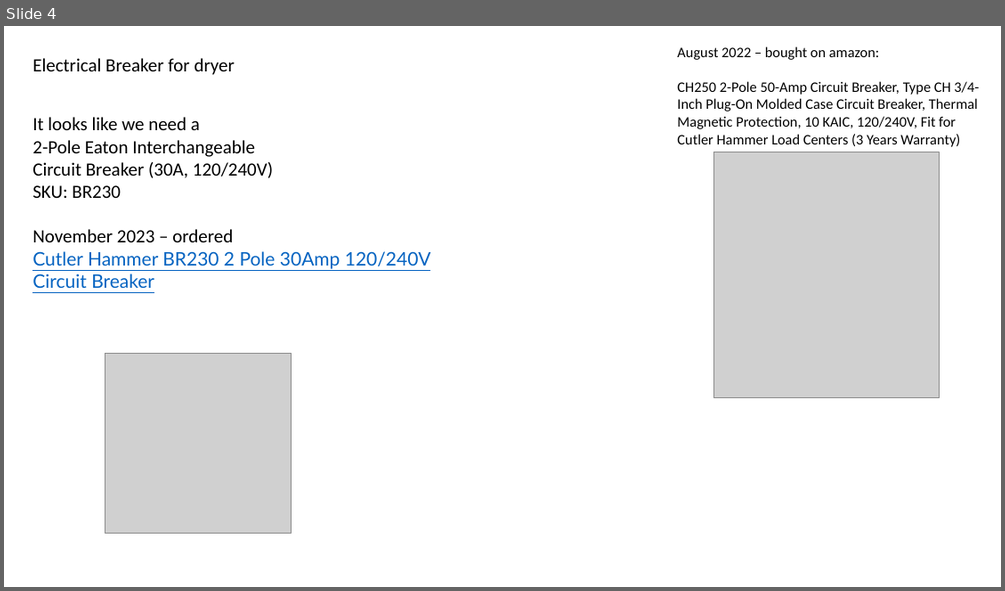
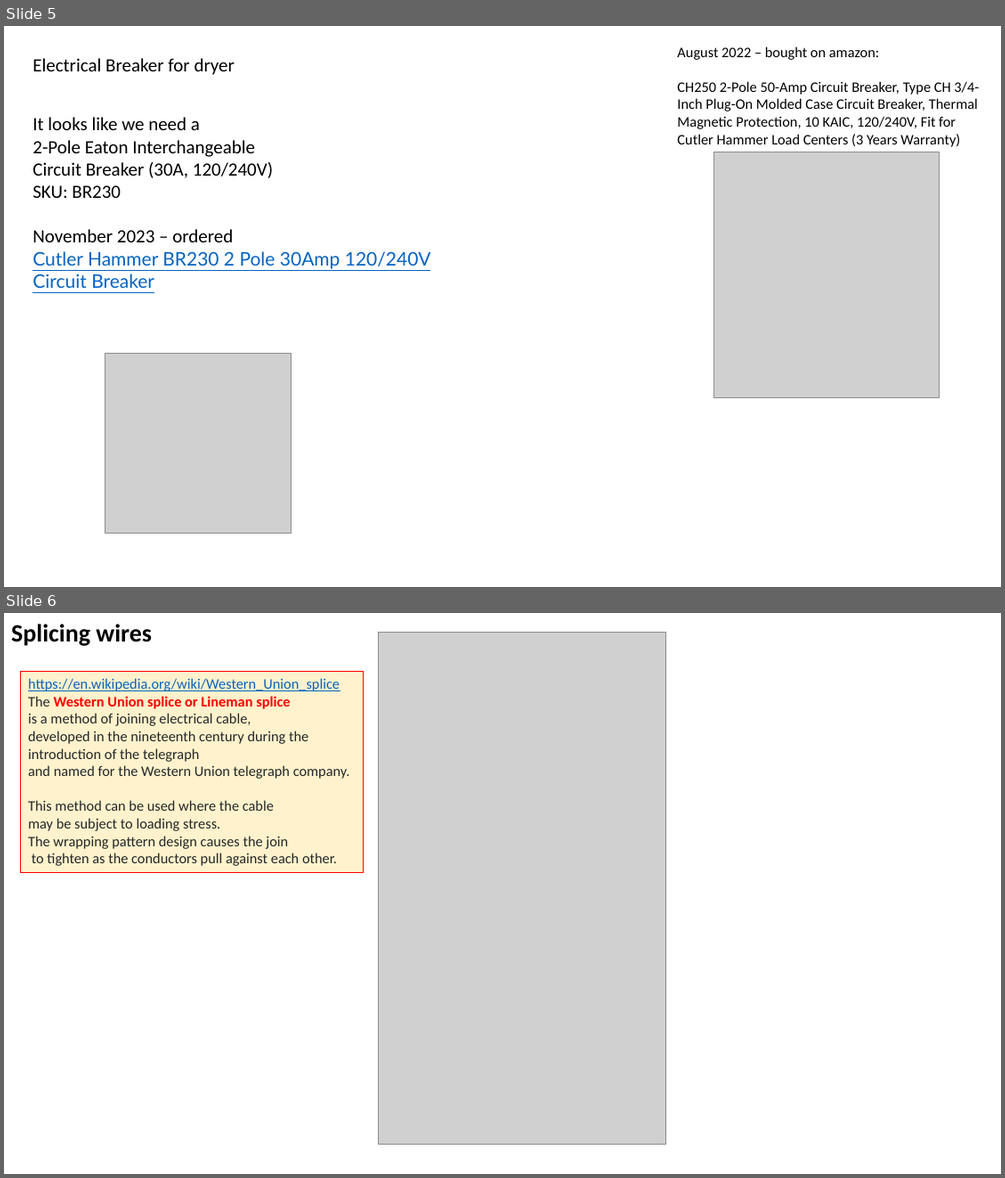
Before and after one commit to lselector/misc_farm, a slide deck: electric.pptx. Shown one above the other, each under a label of ours: slide 4 before the commit, slides 5 and 6 after it. The pictures are 1005x591 and 1005x1178 pixels, drawn with LibreOffice and Linux fonts; fonts in the diff are those of the drawing; grey boxes stand for pictures. Boxes give left, top, right and bottom in pixels: in the first picture for what was removed or moved away, otherwise in the second. Text is boxed around its words. In the diff, an @@ line names an element or a change of style, - is before the commit and + after.

```diff
--- a/electric.pptx
+++ b/electric.pptx
@@ slide 6 added at (4, 613, 1001, 1174), background #FFFFFF @@
@@ text added at (11, 624, 152, 646), 24 pt, text #000000, bold @@
+Splicing wires
@@ picture added at (378, 632, 666, 1144) @@
@@ rectangle added at (20, 672, 363, 873), fill #FFF2CC, outline #FF0000 0.75 pt, 14 pt, text #232629 @@
+https://en.wikipedia.org/wiki/Western_Union_splice
+The Western Union splice or Lineman splice
+is a method of joining electrical cable,
+developed in the nineteenth century during the
+introduction of the telegraph
+and named for the Western Union telegraph company.
+This method can be used where the cable
+may be subject to loading stress.
+The wrapping pattern design causes the join
+to tighten as the conductors pull against each other.
@@ what was slide 4 is now slide 5 @@
```
Also in this commit, not shown: 2 slides changed, 1 other slide added.
